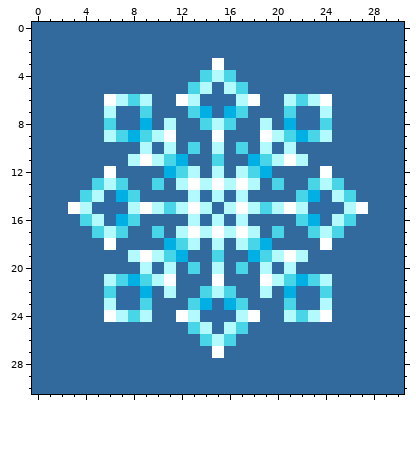
One commit to this pixel-art file: project/src/Sprites/congelacionIcono.aseprite. Above: the version before the commit.
31x31 pixels, 1 frame.
The same view after the edit:
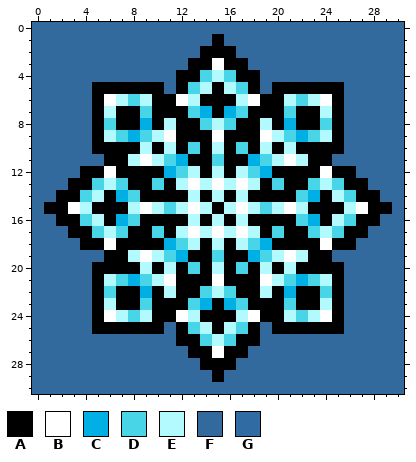
Palette (. is transparent): A #000000  B #ffffff  C #00afe4  D #48d5e7  E #b3fafe  F #326a9d  G #306ba3
Edits made:
@@ x 0..30 @@
  0 FFFFFFFFFFFFFFFFFFFFFFFFFFFFFFF
- 1 FFFFFFFFFFFFFFFFFFFFFFFFFFFFFFF
- 2 FFFFFFFFFFFFFFFFFFFFFFFFFFFFFFF
- 3 FFFFFFFFFFFFFFFBFFFFFFFFFFFFFFF
- 4 FFFFFFFFFFFFFFDEDFFFFFFFFFFFFFF
- 5 FFFFFFFFFFFFFDEGEDFFFFFFFFFFFFF
- 6 FFFFFFBEDEFFBEGGGEBFFEDEBFFFFFF
- 7 FFFFFFEGGDFFFDCGCDFFFDGGEFFFFFF
- 8 FFFFFFDGGCFEFFDEDFFEFCGGDFFFFFF
- 9 FFFFFFEDCDEBFFFBFFFBEDCDEFFFFFF
-10 FFFFFFFFFEGEFDFEFDFEGEFFFFFFFFF
-11 FFFFFFFFEBEDCFFDFFCDEBEFFFFFFFF
-12 FFFFFFBFFFFCDEFEFEDCFFFFBFFFFFF
-13 FFFFFDEDFFDFEBEBEBEFDFFDEDFFFFF
-14 FFFFDEGCDFFFFEGEGEFFFFDCGEDFFFF
-15 FFFBEGGGEBEDEBEGEBEDEBEGGGEBFFF
-16 FFFFDEGCDFFFFEGEGEFFFFDCGEDFFFF
-17 FFFFFDEDFFDFEBEBEBEFDFFDEDFFFFF
-18 FFFFFFBFFFFCDEFEFEDCFFFFBFFFFFF
-19 FFFFFFFFEBEDCFFDFFCDEBEFFFFFFFF
-20 FFFFFFFFFEGEFDFEFDFEGEFFFFFFFFF
-21 FFFFFFEDCDEBFFFBFFFBEDCDEFFFFFF
-22 FFFFFFDGGCFEFFDEDFFEFCGGDFFFFFF
-23 FFFFFFEGGDFFFDCGCDFFFDGGEFFFFFF
-24 FFFFFFBEDEFFBEGGGEBFFEDEBFFFFFF
-25 FFFFFFFFFFFFFDEGEDFFFFFFFFFFFFF
-26 FFFFFFFFFFFFFFDEDFFFFFFFFFFFFFF
-27 FFFFFFFFFFFFFFFBFFFFFFFFFFFFFFF
-28 FFFFFFFFFFFFFFFFFFFFFFFFFFFFFFF
-29 FFFFFFFFFFFFFFFFFFFFFFFFFFFFFFF
+ 1 FFFFFFFFFFFFFFFAFFFFFFFFFFFFFFF
+ 2 FFFFFFFFFFFFFFAAAFFFFFFFFFFFFFF
+ 3 FFFFFFFFFFFFFAABAAFFFFFFFFFFFFF
+ 4 FFFFFFFFFFFFAADEDAAFFFFFFFFFFFF
+ 5 FFFFFAAAAAAFADEAEDAFAAAAAAFFFFF
+ 6 FFFFFABEDEAABEAAAEBAAEDEBAFFFFF
+ 7 FFFFFAEAADAAADCACDAAADAAEAFFFFF
+ 8 FFFFFADAACAEAADEDAAEACAADAFFFFF
+ 9 FFFFFAEDCDEBAAABAAABEDCDEAFFFFF
+10 FFFFFAAAAEAEADAEADAEAEAAAAFFFFF
+11 FFFFFFAAEBEDCAADAACDEBEAAFFFFFF
+12 FFFFAABAAAACDEAEAEDCAAAABAAFFFF
+13 FFFAADEDAADAEBEBEBEADAADEDAAFFF
+14 FFAADEACDAAAAEAEAEAAAADCAEDAAFF
+15 FAABEAAAEBEDEBEAEBEDEBEAAAEBAAF
+16 FFAADEACDAAAAEAEAEAAAADCAEDAAFF
+17 FFFAADEDAADAEBEBEBEADAADEDAAFFF
+18 FFFFAABAAAACDEAEAEDCAAAABAAFFFF
+19 FFFFFFAAEBEDCAADAACDEBEAAFFFFFF
+20 FFFFFAAAAEAEADAEADAEAEAAAAFFFFF
+21 FFFFFAEDCDEBAAABAAABEDCDEAFFFFF
+22 FFFFFADAACAEAADEDAAEACAADAFFFFF
+23 FFFFFAEAADAAADCACDAAADAAEAFFFFF
+24 FFFFFABEDEAABEAAAEBAAEDEBAFFFFF
+25 FFFFFAAAAAAFADEAEDAFAAAAAAFFFFF
+26 FFFFFFFFFFFFAADEDAAFFFFFFFFFFFF
+27 FFFFFFFFFFFFFAABAAFFFFFFFFFFFFF
+28 FFFFFFFFFFFFFFAAAFFFFFFFFFFFFFF
+29 FFFFFFFFFFFFFFFAFFFFFFFFFFFFFFF
 30 FFFFFFFFFFFFFFFFFFFFFFFFFFFFFFF
